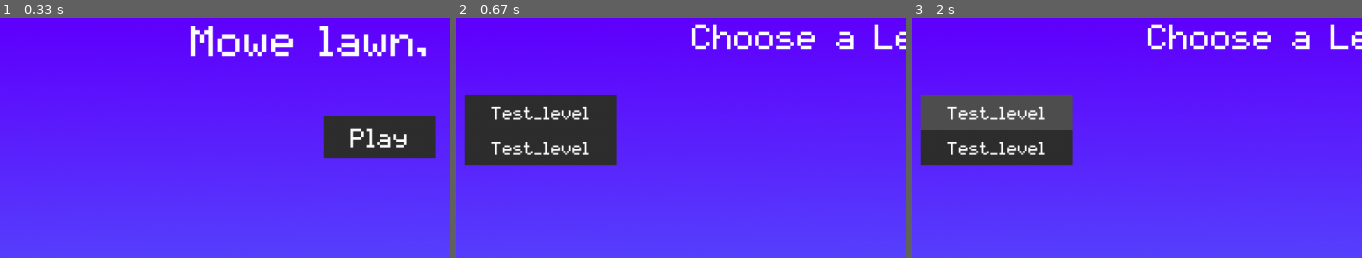
Above: before the commit, frames 1-3 (left to right).
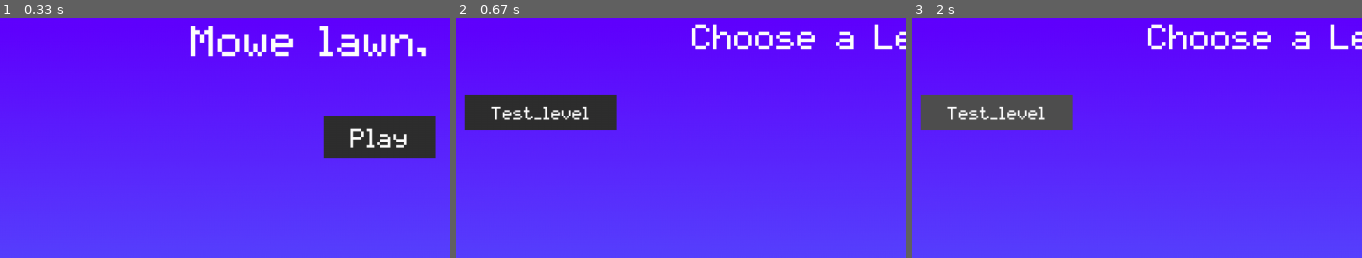
Above: after the commit, the same moments.

Repository: Acaippa/pygame-lawnmower
Game: pygame game, started from ver 0.3/main.py
The game is run twice, just before and just after one commit, with the same random seed, the same clock (stepped at 60 frames per second) and the same inputs.
Inputs (mouse positions are % of the whole screen's width and height, from its top left):
- Up to frame 1 (0.33 s): no input
- Up to frame 2 (0.67 s): click (50, 25) at 0.38 s
- Up to frame 3 (2 s): click (17, 20) at 0.72 s; click (19, 32) at 1.05 s; click (17, 20) at 1.88 s
The pictures show only the part of the screen within x 8-58%, y 0-50%; the shares and areas given below are measured in that part.

Frame 1 is identical in both runs. In frame 2, 5.1% of the frame differs, in the area x 1-36%, y 46-62%; in frame 3, 5.1%.

Commit message:
Add test level file

Diff:
--- a/ver 0.3/modules/UI/container.py
+++ b/ver 0.3/modules/UI/container.py
@@ -16,6 +16,8 @@
 
 		self.overflow_int = kwargs.get("overflow", 2)
 
+		self.padding = kwargs.get("padding", 0)
+
 		self.item_list = []
 
 	def update(self, dt):
@@ -31,7 +33,7 @@
 	def update_items(self):
 		for index, item in enumerate(self.item_list):
 			offset_x = self.pos[0]
-			offset_y = self.pos[1] + item.rect.height * index
+			offset_y = self.pos[1] + (item.rect.height + self.padding + item.padding) * index
 
 			item.pos = item.pos[0] + offset_x, item.pos[1] + offset_y
 
--- a/ver 0.3/modules/states/game_mode_menu.py
+++ b/ver 0.3/modules/states/game_mode_menu.py
@@ -23,8 +23,7 @@
 
 		self.main_container = Container(self, pos=(150, 160), size=(w-300, h-120))
 
-		Button(self, container=self.main_container, text="Test_level")
-		Button(self, container=self.main_container, text="Test_level")
+		Button(self, container=self.main_container, text="Test_level") # Test level button.
 
 		self.title = Text(self, text="Choose a Level!", pos=("center", 40), size=40)
 
--- /dev/null
+++ b/ver 0.3/modules/states/levels/test_level.py
@@ -0,0 +1,17 @@
+import pygame
+
+class TestLevel:
+	def __init__(self, parent):
+		self.parent = parent
+
+		self.surface = pygame.Surface(self.parent.display_surface.get_size())
+
+		self.delta_time = 0
+
+	def update(self, dt):
+		self.delta_time = dt
+
+		self.draw()
+
+	def draw(self):
+		pass
--- a/ver 0.3/modules/states/test_mode.py
+++ /dev/null
@@ -1 +0,0 @@
-test_mode.py
